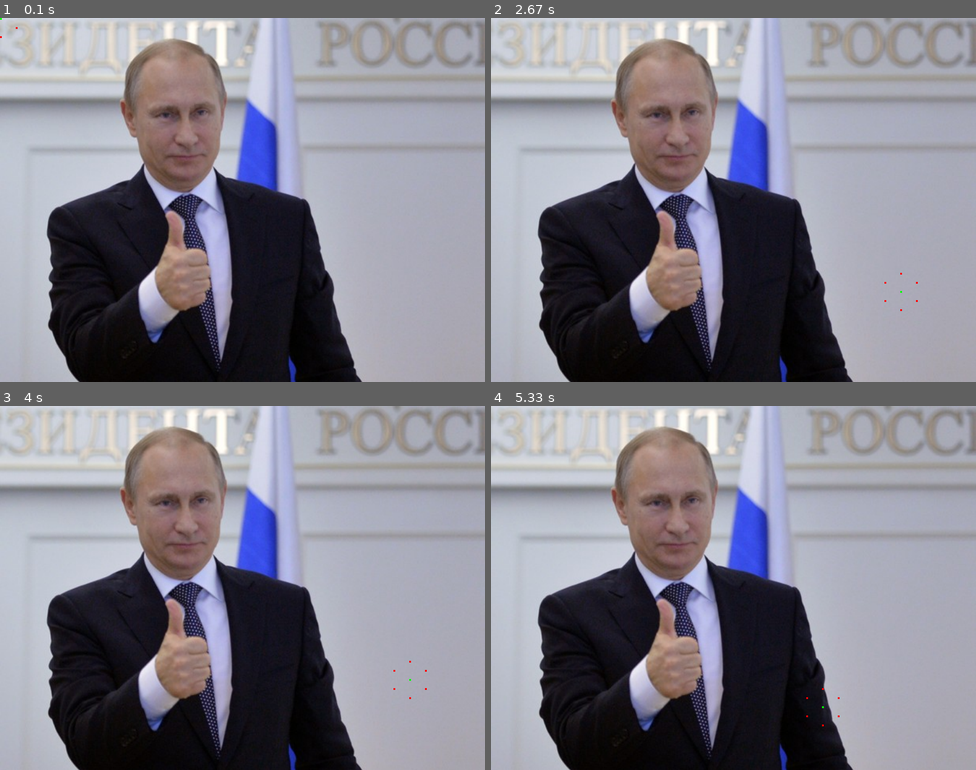
Above: before the commit, frames 1-4 (two rows, left to right).
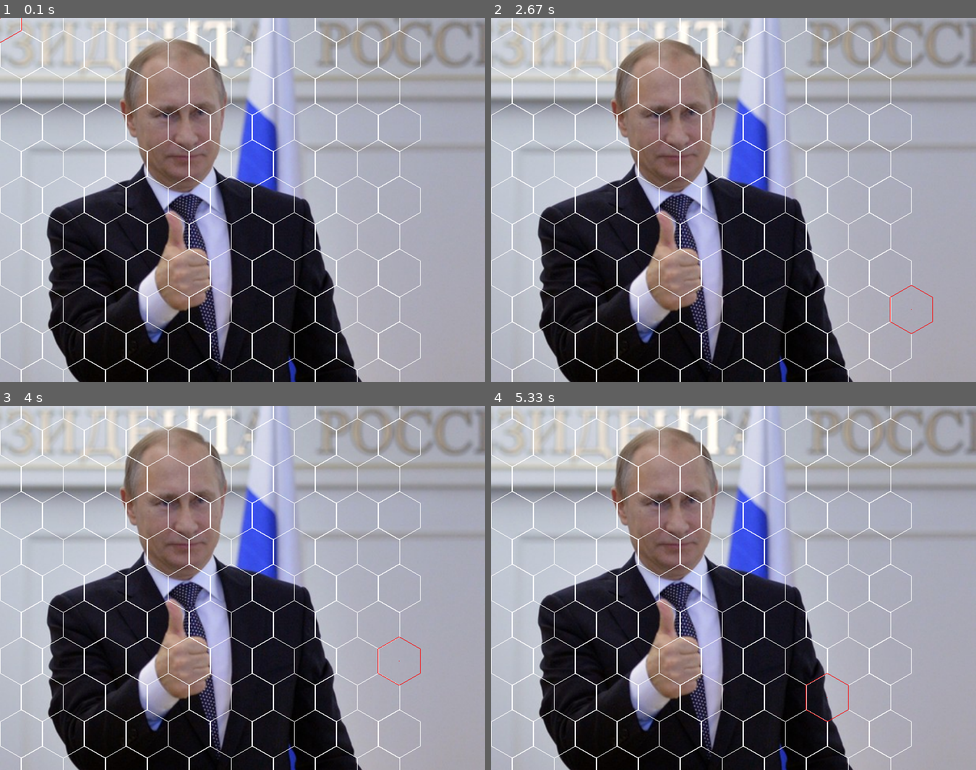
Above: after the commit, the same moments.

Repository: eurruty/pygameExperiments
Game: pygame game, started from Test1/src/main.py
Same seed, same stepped clock (60 frames per second), same inputs: the game is played once before the commit and once after it.
Inputs (mouse positions are in pixels of both pictures, inside the frame that each line leads up to):
- Up to frame 1 (0.1 s): no input
- Up to frame 2 (2.67 s): click (888, 189) at 0.38 s; click (583, 287) at 0.72 s; click (912, 327) at 1.05 s; click (617, 127) at 1.38 s; click (733, 243) at 1.72 s; click (665, 123) at 2.05 s; click (903, 294) at 2.38 s
- Up to frame 3 (4 s): click (87, 624) at 2.72 s; click (101, 518) at 3.05 s; click (126, 653) at 3.38 s; click (417, 671) at 3.72 s
- Up to frame 4 (5.33 s): click (588, 722) at 4.05 s; click (583, 609) at 4.38 s; click (762, 689) at 4.72 s; click (820, 708) at 5.05 s

The runs differ from the first frame. In frame 1, 3.1% of the frame differs, in the area x 0-87%, y 0-100%; in frame 2, 3.2%, in the area x 0-92%, y 0-100%; in frame 3, 3.2%; in frame 4, 3.2%.

Commit message:
HexMap initial

Diff:
--- a/Test1/src/api/Hex.py
+++ b/Test1/src/api/Hex.py
@@ -136,6 +136,14 @@
             corners.append(ctr + self.getCornerOffset(sz, x))
         return corners
 
+    def getCornersAsList(self, o, sz):
+        ctr = self.getCenter(o, sz)
+        corners = []
+        for x in range(0, 6):
+            p = ctr + self.getCornerOffset(sz, x)
+            corners.append((p.x, p.y))
+        return corners
+
     @staticmethod
     def pixelToHex(p, o, sz):
         pt = Point(p.x - o.x, p.y - o.y)
--- /dev/null
+++ b/Test1/src/api/HexMap.py
@@ -0,0 +1,26 @@
+from Hex import Hex
+
+class HexMap(object):
+    def __init__(self, h, w):
+        #define map
+        self.map = [None] * h
+        for i in range(h):
+            self.map[i] = [None] * w
+
+        #fill map
+        for i in range(h):
+            for j in range(w):
+                first = -(i // 2)
+                q = first + j
+                r = i
+                self.map[i][j] = Hex(q, r)
+
+    def getHex(self, q, r):
+        x = q - (r // 2)
+        y = r
+        return self.map[x][y]
+
+    def setHex(self, h):
+        x = h.q - (h.r // 2)
+        y = h.r
+        self.map[x][y] = h
--- a/Test1/src/api/Point.py
+++ b/Test1/src/api/Point.py
@@ -1,5 +1,5 @@
 class Point(object):
-    def __init__(self, x = None, y = None):
+    def __init__(self, x, y):
         self.x = x
         self.y = y
 
@@ -43,3 +43,6 @@
 
     def __abs__(self):
         return (self.x**2 + self.y**2)**0.5
+
+    def getCoords(self):
+        return (self.x, self.y)
--- a/Test1/src/main.py
+++ b/Test1/src/main.py
@@ -1,10 +1,11 @@
 import pygame
 from api.Point import Point
 from api.Hex import Hex
+from api.HexMap import HexMap
 
 HEX_X = Hex(1, 0)
 HEX_Y = Hex(0, 1)
-HEX_SIZE = 30
+HEX_SIZE = 40
 SCREEN_WIDTH = 800
 SCREEN_HEIGHT = 600
 RESOLUTION = (SCREEN_WIDTH, SCREEN_HEIGHT)
@@ -21,10 +22,12 @@
 
 mouseCoord = None
 
+map = HexMap(20,10)
 centerCoord = None
 hexCenter = None
 cornerCoords = None
 corners = []
+
 
 def init():
     global screen
@@ -48,9 +51,9 @@
 
     imgBackground.blit(imgPutin, SCREEN_ORIGIN)
 
-    hexCenter = pygame.Surface((3, 3))
+    hexCenter = pygame.Surface((1, 1))
     hexCenter = hexCenter.convert()
-    hexCenter.fill((0, 255, 0))
+    hexCenter.fill((255, 0, 0))
 
     clock = pygame.time.Clock()
 
@@ -61,7 +64,6 @@
     global testHex
     global mouseCoord
     global centerCoord
-    global cornerCoords
     global corners
 
     clock.tick(60)
@@ -80,25 +82,22 @@
                     screen = pygame.display.set_mode(RESOLUTION)
 
     p = pygame.mouse.get_pos()
-    mouseCoord = Point(p[0], p[1])
-    mouseHex = Hex.pixelToHex(mouseCoord, CENTER, HEX_SIZE)
+    mouseHex = Hex.pixelToHex(Point(p[0], p[1]), CENTER, HEX_SIZE)
     if mouseHex != testHex:
         testHex = mouseHex
         print(testHex)
 
     centerCoord = testHex.getCenter(CENTER, HEX_SIZE)
-    cornerCoords = testHex.getCorners(CENTER, HEX_SIZE)
-    corners = []
-    for x in range(len(cornerCoords)):
-        corners.append(pygame.Surface((3, 3)))
-        corners[x] = corners[x].convert()
-        corners[x].fill((255, 0, 0))
+    corners = testHex.getCornersAsList(CENTER, HEX_SIZE)
 
 def render():
     screen.blit(imgBackground, (0, 0))
+    for i in range(len(map.map)):
+        for j in range(len(map.map[i])):
+            currHexCorners = map.map[i][j].getCornersAsList(CENTER, HEX_SIZE)
+            pygame.draw.lines(screen, (255,255,255), True, currHexCorners, 1)
     screen.blit(hexCenter, (centerCoord.x, centerCoord.y))
-    for x in range(len(corners)):
-        screen.blit(corners[x], (cornerCoords[x].x, cornerCoords[x].y))
+    pygame.draw.lines(screen, (255,0,0), True, corners, 1)
     pygame.display.flip()
 
 def destroy():
